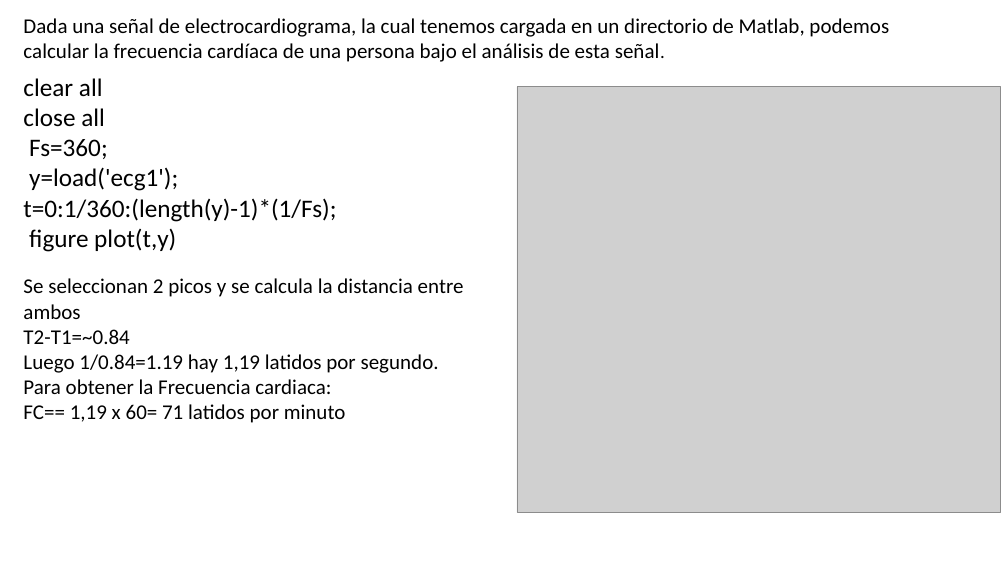
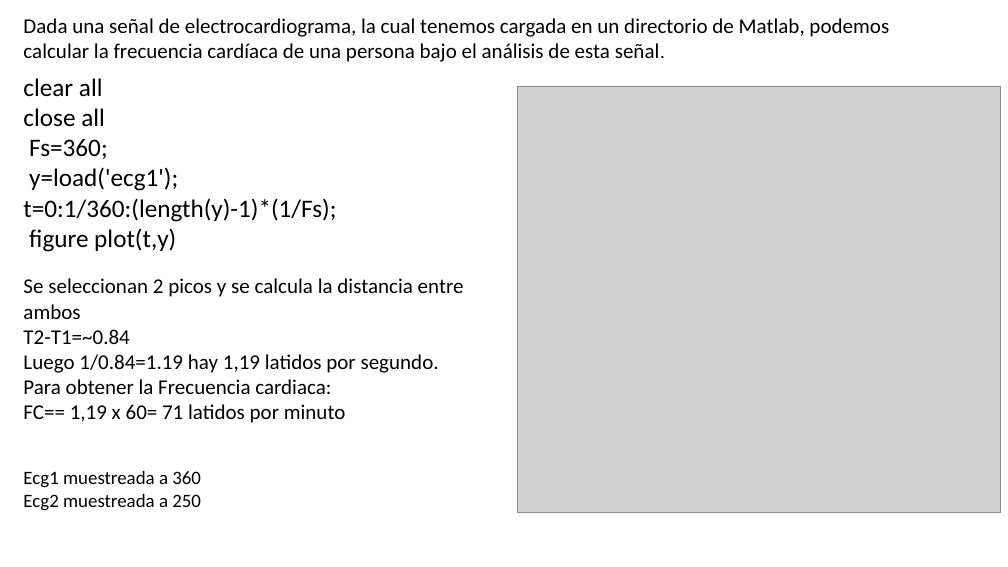
Before and after one commit to odeluigi/Analisis, a slide deck: slide 5 of TP1/Presentacion-TP-1.pptx. Drawn at 1008x567 pixels with LibreOffice and Linux fonts; fonts in the diff are those of the drawing; grey boxes stand for pictures. Boxes give left, top, right and bottom in pixels: in the first picture for what was removed or moved away, otherwise in the second. Text is boxed around its words. In the diff, an @@ line names an element or a change of style, - is before the commit and + after.

```diff
--- a/TP1/Presentacion-TP-1.pptx
+++ b/TP1/Presentacion-TP-1.pptx
@@ text added at [23, 471, 201, 511], 18 pt, text #000000 @@
+Ecg1 muestreada a 360
+Ecg2 muestreada a 250
```
Also in this commit, not shown: 1 slide added, 3 other files.
